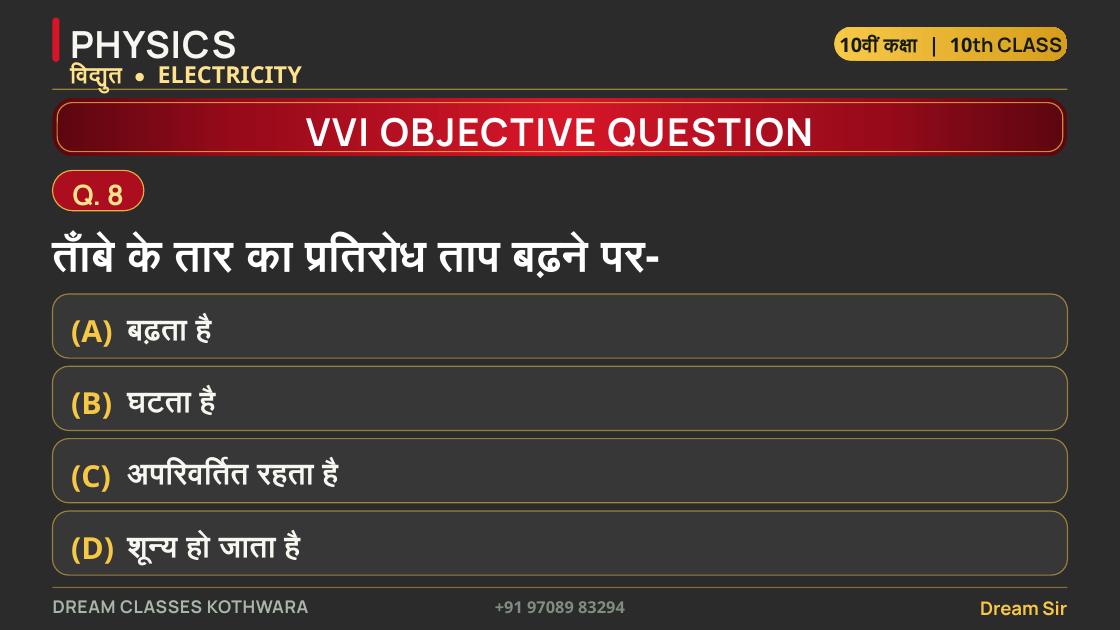
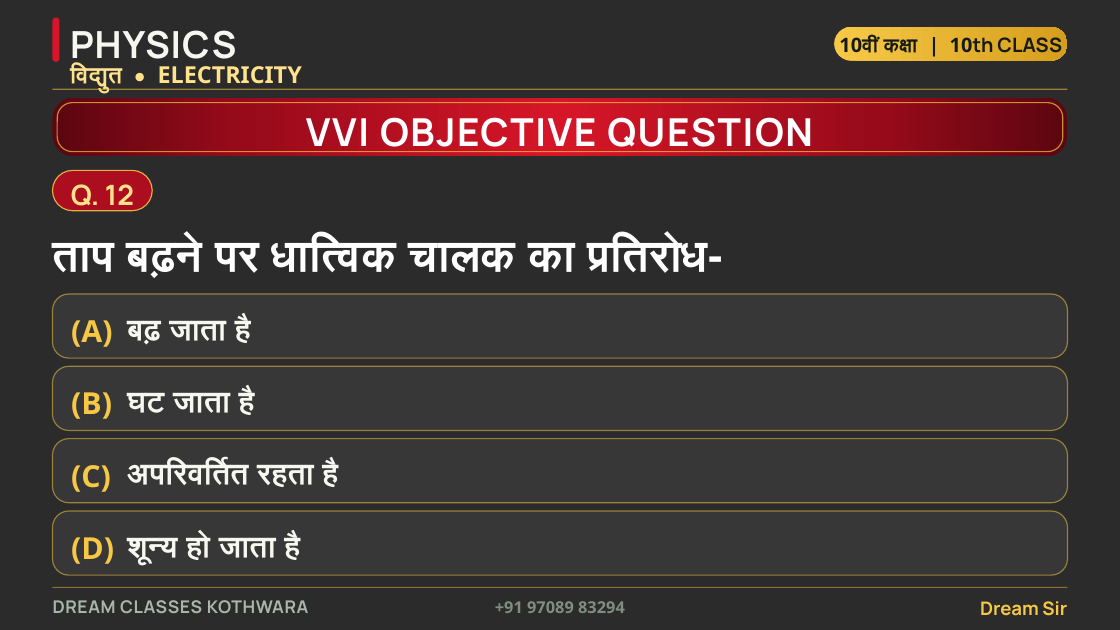
Before and after one commit to funnypawan/ppp, a slide deck: slide 14 of dream-classes-ppt/Dream_Classes_Kothwara_Physics_Ch4_Electricity_VVI_Objective.pptx (slide 10 before the commit). Drawn at 1120x630 pixels with LibreOffice and Linux fonts; fonts in the diff are those of the drawing; background and template pictures are left out; a plain dark background stands for a picture behind light text. Boxes give left, top, right and bottom in pixels: in the first picture for what was removed or moved away, otherwise in the second. Text is boxed around its words. In the diff, an @@ line names an element or a change of style, - is before the commit and + after.

Commit message:
Build Class 10 Physics Ch-4 (विद्युत) VVI objective deck: 32 questions, varied answer positions, answer-key variant, 35/39-slide PPTX

```diff
--- a/dream-classes-ppt/Dream_Classes_Kothwara_Physics_Ch4_Electricity_VVI_Objective.pptx
+++ b/dream-classes-ppt/Dream_Classes_Kothwara_Physics_Ch4_Electricity_VVI_Objective.pptx
@@ rounded rectangle: place and size @@
-rounded rectangle at (52, 171, 144, 211)
+rounded rectangle at (52, 171, 152, 211)
@@ text at (71, 184, 134, 212): text changed @@
-Q. 8
+Q. 12
@@ text at (52, 236, 722, 278): text changed @@
-ताँबे के तार का प्रतिरोध ताप बढ़ने पर-
+ताप बढ़ने पर धात्विक चालक का प्रतिरोध-
@@ text at (127, 316, 251, 348): text changed @@
-बढ़ता है
+बढ़ जाता है
@@ text at (127, 388, 255, 420): text changed @@
-घटता है
+घट जाता है
```
Also in this commit, not shown: 10 other slides changed, 22 slides added, 35 other files.
